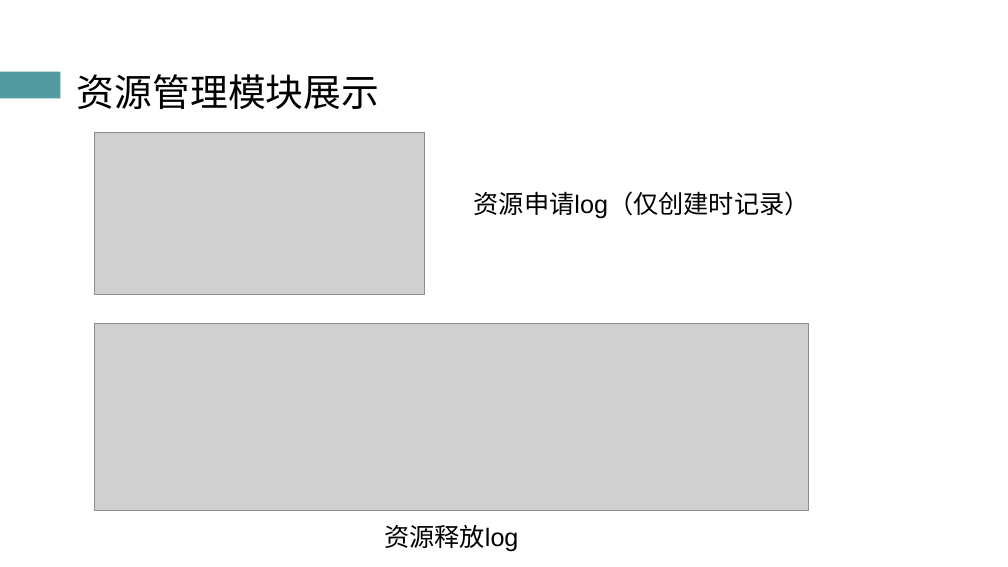
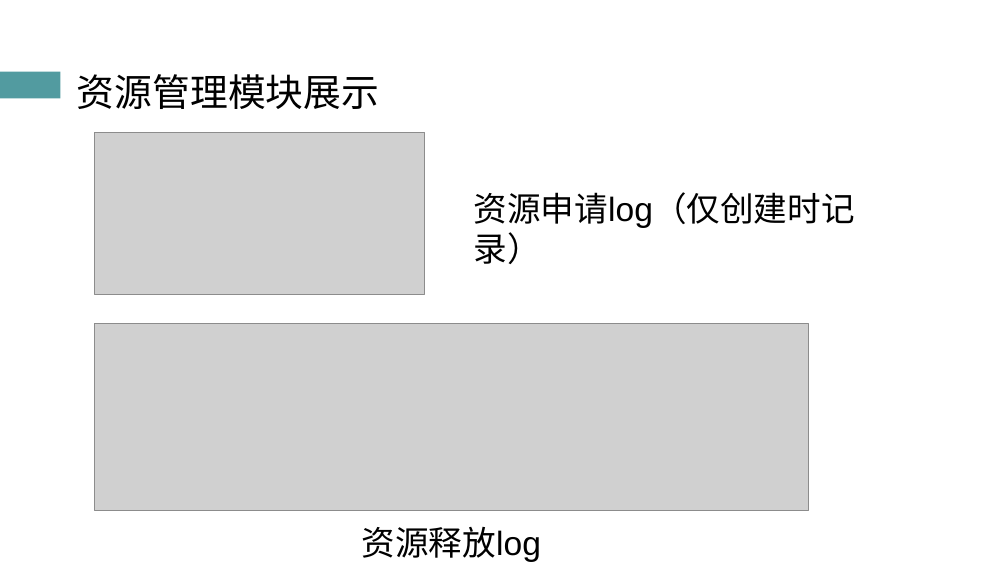
Before and after one commit to atom-chen/Main, a slide deck: slide 27 of OpenGL/答辩PPT.pptx. Drawn at 1008x567 pixels with LibreOffice and Linux fonts; fonts in the diff are those of the drawing; grey boxes stand for pictures. Boxes give left, top, right and bottom in pixels: in the first picture for what was removed or moved away, otherwise in the second. Text is boxed around its words. In the diff, an @@ line names an element or a change of style, - is before the commit and + after.

```diff
--- a/OpenGL/答辩PPT.pptx
+++ b/OpenGL/答辩PPT.pptx
@@ text "资源申请log（仅创建时记录）" at <box>474,192,855,228</box>: size 24 to 32 pt @@
@@ text "资源释放log" at <box>362,527,541,562</box>: size 24 to 32 pt @@
```
Also in this commit, not shown: 13 other slides changed, 2 other files.
